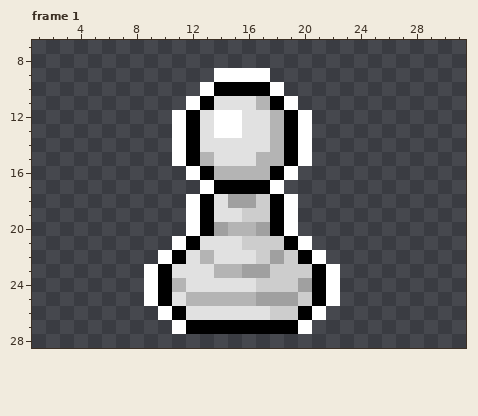
One commit to this pixel-art file: Assets/Sprites/Sprites-Animation/Pieces/Pieces Unmoving/Aseprite Files/White Pawn Unmoving.aseprite. Above, as it was before the edit.
32x32 pixels, 1 frame. Shown: frame 1: x 1..31, y 7..28. The commit also changed other frames, which this record leaves out.
After the commit:
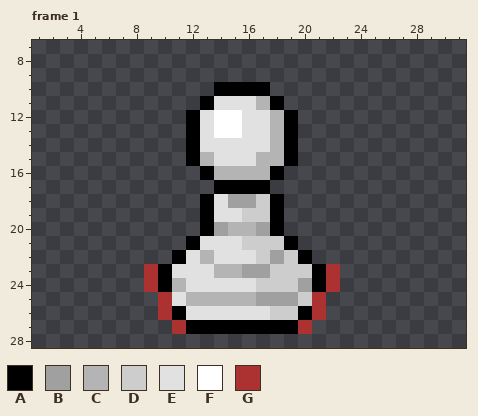
Palette (. is transparent): A #000000  B #a0a0a0  C #b4b4b4  D #cdcdcd  E #e1e1e1  F #ffffff  G #ac3232
Change:
--- frame 1
@@ x 7..24 @@
  8 ..................
- 9 .......FFFF.......
-10 ......FAAAAF......
-11 .....FAEEECAF.....
-12 ....FAEFFEECAF....
-13 ....FAEFFEECAF....
-14 ....FAEEEEECAF....
-15 ....FACEEECCAF....
-16 .....FACCCCAF.....
-17 ......FAAAAF......
-18 .....FAEBBDAF.....
-19 .....FAEEDDAF.....
-20 .....FABCCBAF.....
-21 ....FAEEEDDDAF....
-22 ...FAECEEEDBDAF...
-23 ..FAEEECCBBDDDAF..
-24 ..FACEEEEEDDDBAF..
-25 ..FAECCCCCBBBDAF..
-26 ...FAEEEEEEDDAF...
-27 ....FAAAAAAAAF....
+ 9 ..................
+10 .......AAAA.......
+11 ......AEEECA......
+12 .....AEFFEECA.....
+13 .....AEFFEECA.....
+14 .....AEEEEECA.....
+15 .....ACEEECCA.....
+16 ......ACCCCA......
+17 .......AAAA.......
+18 ......AEBBDA......
+19 ......AEEDDA......
+20 ......ABCCBA......
+21 .....AEEEDDDA.....
+22 ....AECEEEDBDA....
+23 ..GAEEECCBBDDDAG..
+24 ..GACEEEEEDDDBAG..
+25 ...GECCCCCBBBDG...
+26 ...GAEEEEEEDDAG...
+27 ....GAAAAAAAAG....
 28 ..................
